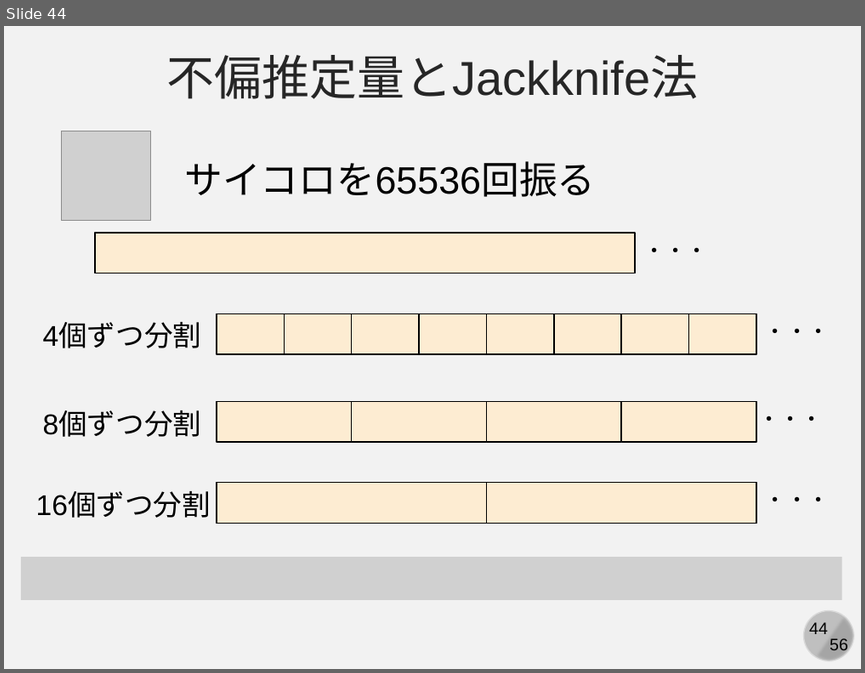
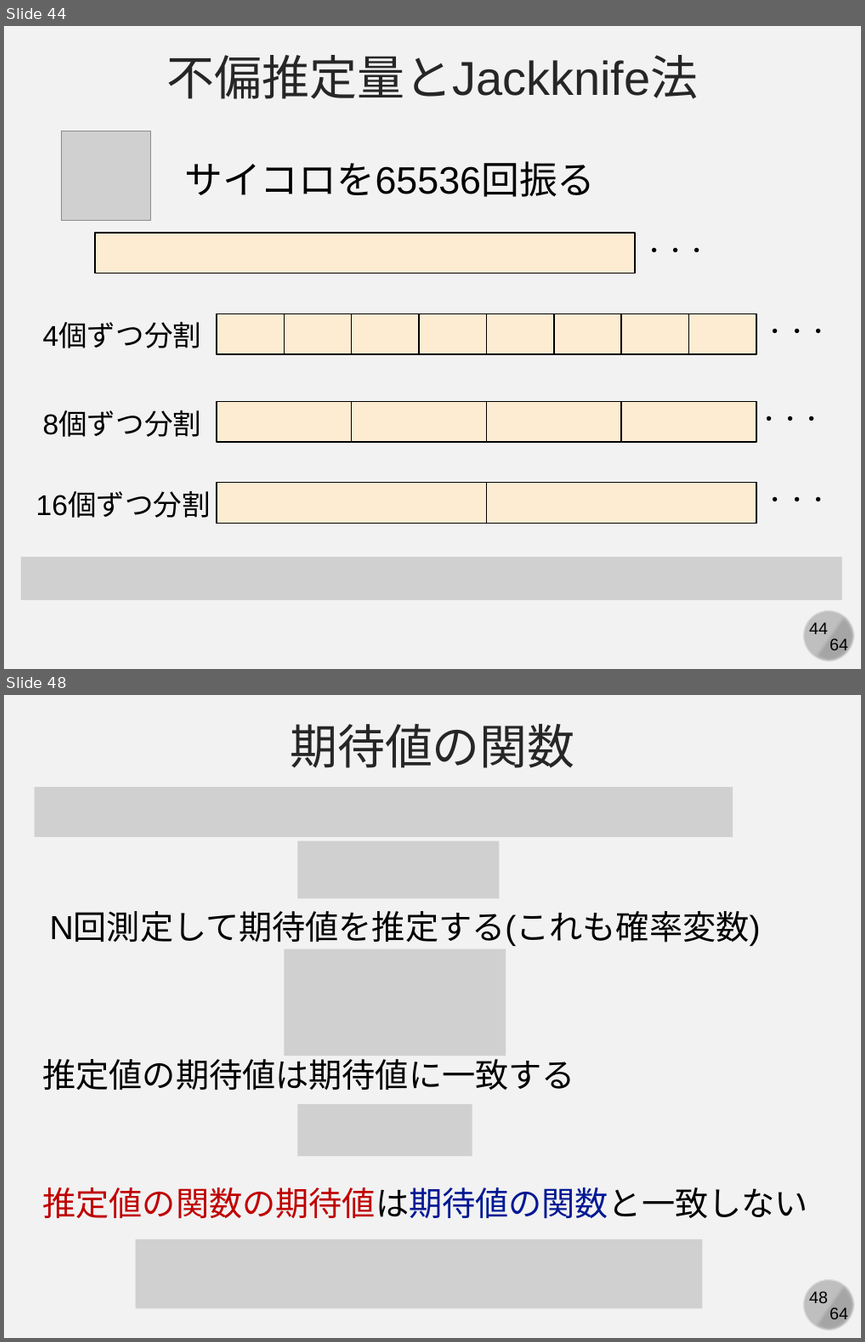
Before and after one commit to kaityo256/simulation_engineering, a slide deck: 03_mc_advanced/simulation03.pptx. Shown one above the other, each under a label of ours: slide 44 before the commit, slides 44 and 48 after it; the slides between them are not shown. The pictures are 865x673 and 865x1342 pixels, drawn with LibreOffice and Linux fonts; fonts in the diff are those of the drawing; grey boxes stand for pictures. Boxes give left, top, right and bottom in pixels: in the first picture for what was removed or moved away, otherwise in the second. Text is boxed around its words. In the diff, an @@ line names an element or a change of style, - is before the commit and + after.

```diff
--- a/03_mc_advanced/simulation03.pptx
+++ b/03_mc_advanced/simulation03.pptx
@@ slide 48 added at bbox=[4, 695, 861, 1338], background #F2F2F2; not listed: 4 template elements that a slide beside it also shows @@
@@ text added at bbox=[290, 724, 575, 768], 40 pt, text #262626 @@
+期待値の関数
@@ picture added at bbox=[34, 787, 732, 836] @@
@@ picture added at bbox=[298, 840, 500, 898] @@
@@ text added at bbox=[50, 913, 760, 946], 28 pt, text #000000 @@
+N回測定して期待値を推定する(これも確率変数)
@@ picture added at bbox=[284, 948, 506, 1055] @@
@@ text added at bbox=[43, 1059, 575, 1089], 28 pt, text #000000 @@
+推定値の期待値は期待値に一致する
@@ picture added at bbox=[298, 1104, 472, 1156] @@
@@ text added at bbox=[43, 1187, 808, 1219], 28 pt, text #C00000 @@
+推定値の関数の期待値は期待値の関数と一致しない
@@ picture added at bbox=[136, 1239, 703, 1309] @@
@@ slide 44 changed as well @@
@@ text at bbox=[829, 638, 848, 654]: text changed @@
-56
+64
```
Also in this commit, not shown: 44 other slides changed, 18 other slides added, 4 other files.
